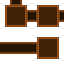
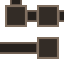
Two versions of the same layered image (64x64). Layer-by-layer changes:
painted on "Rectangle 1 copy 2" over [37, 37, 59, 59]
painted on "Rectangle 1 copy" over [37, 5, 59, 27]
painted on "Rectangle 1" over [5, 5, 27, 27]
painted on "Rectangle 5" over [58, 10, 64, 22]
painted on "Rectangle 6" over [10, 0, 22, 6]
painted on "Rectangle 4" over [26, 10, 38, 22]
painted on "Rectangle 2" over [0, 42, 38, 54]
